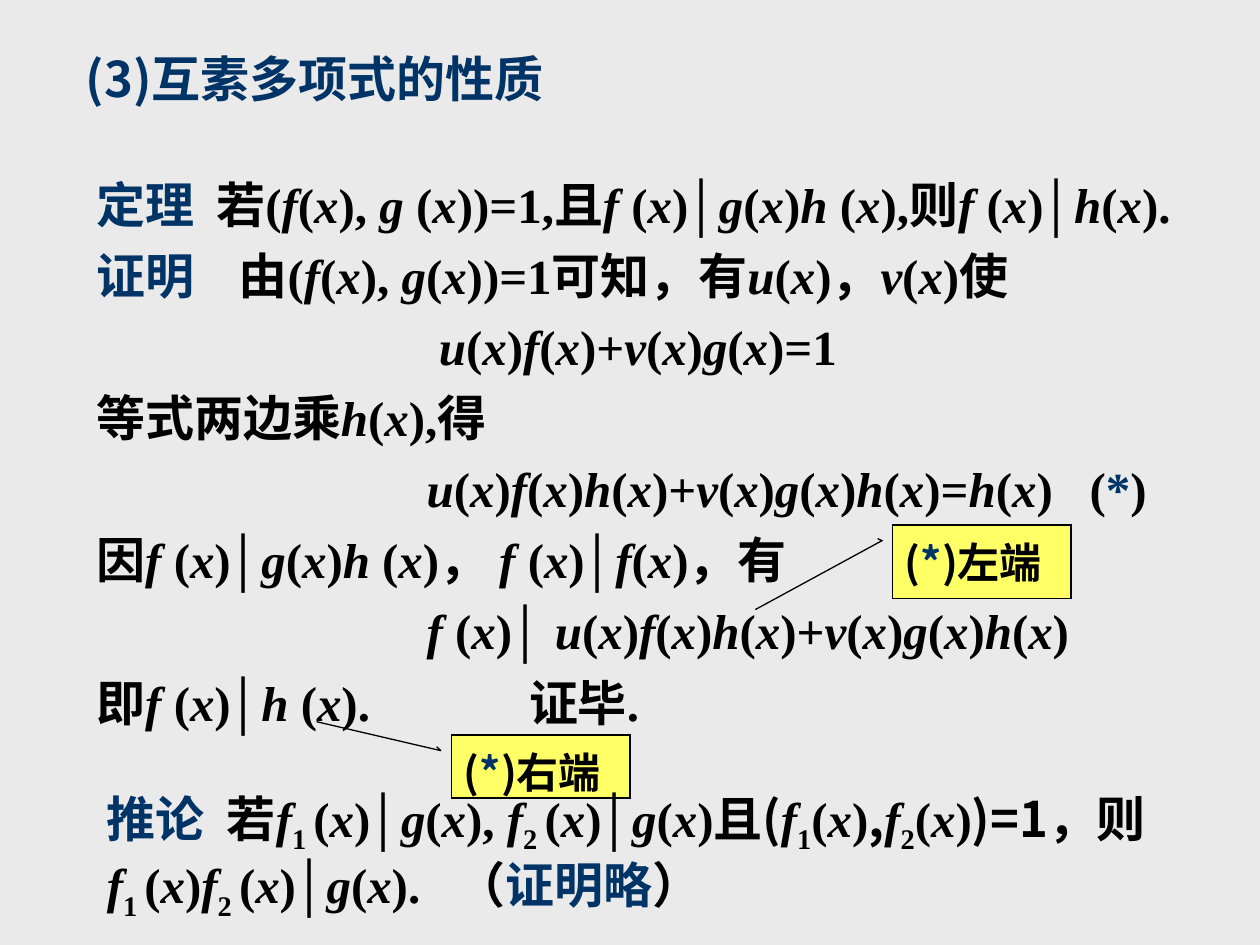
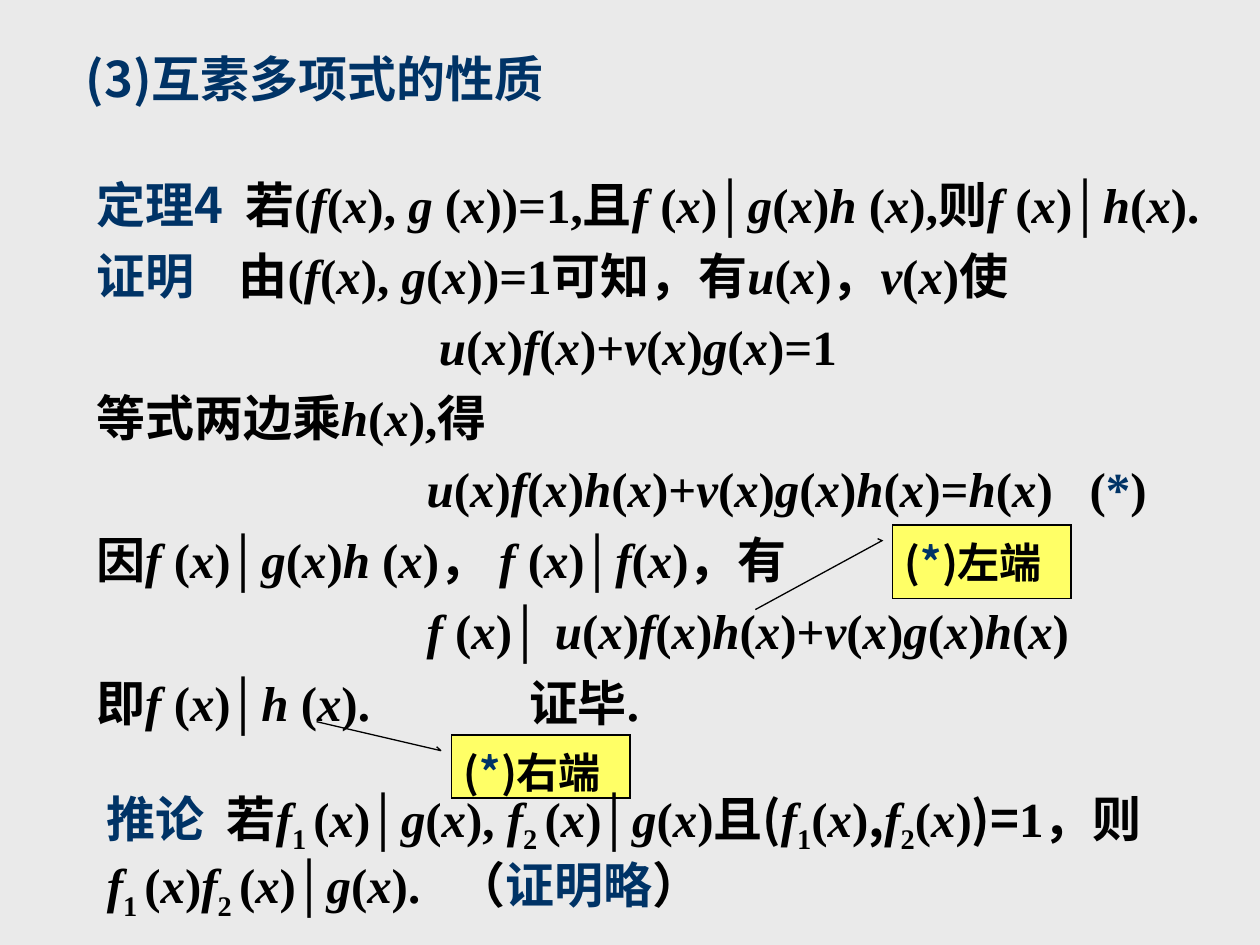
Before and after one commit to zhangbiaomath/zhangbiaomath.github.io, a slide deck: slide 51 of teaching/gaodai/课件/第1章-多项式.ppt (slide 52 before the commit). Drawn at 1260x945 pixels with LibreOffice and Linux fonts; fonts in the diff are those of the drawing. Boxes give left, top, right and bottom in pixels: in the first picture for what was removed or moved away, otherwise in the second. Text is boxed around its words. In the diff, an @@ line names an element or a change of style, - is before the commit and + after.

```diff
--- a/teaching/gaodai/课件/第1章-多项式.ppt
+++ b/teaching/gaodai/课件/第1章-多项式.ppt
@@ text at (x1=96, y1=181, x2=1199, y2=234): text changed @@
-定理 若(f(x), g (x))=1,且f (x)│g(x)h (x),则f (x)│h(x).
+定理4 若(f(x), g (x))=1,且f (x)│g(x)h (x),则f (x)│h(x).
@@ text at (x1=107, y1=795, x2=1142, y2=848): font Noto Sans CJK SC to Times New Roman in "(x)│g(x)且(f1(x),f2(x))=1，则" @@
```
Also in this commit, not shown: 44 other slides changed, 5 slides removed, 6 other files.
